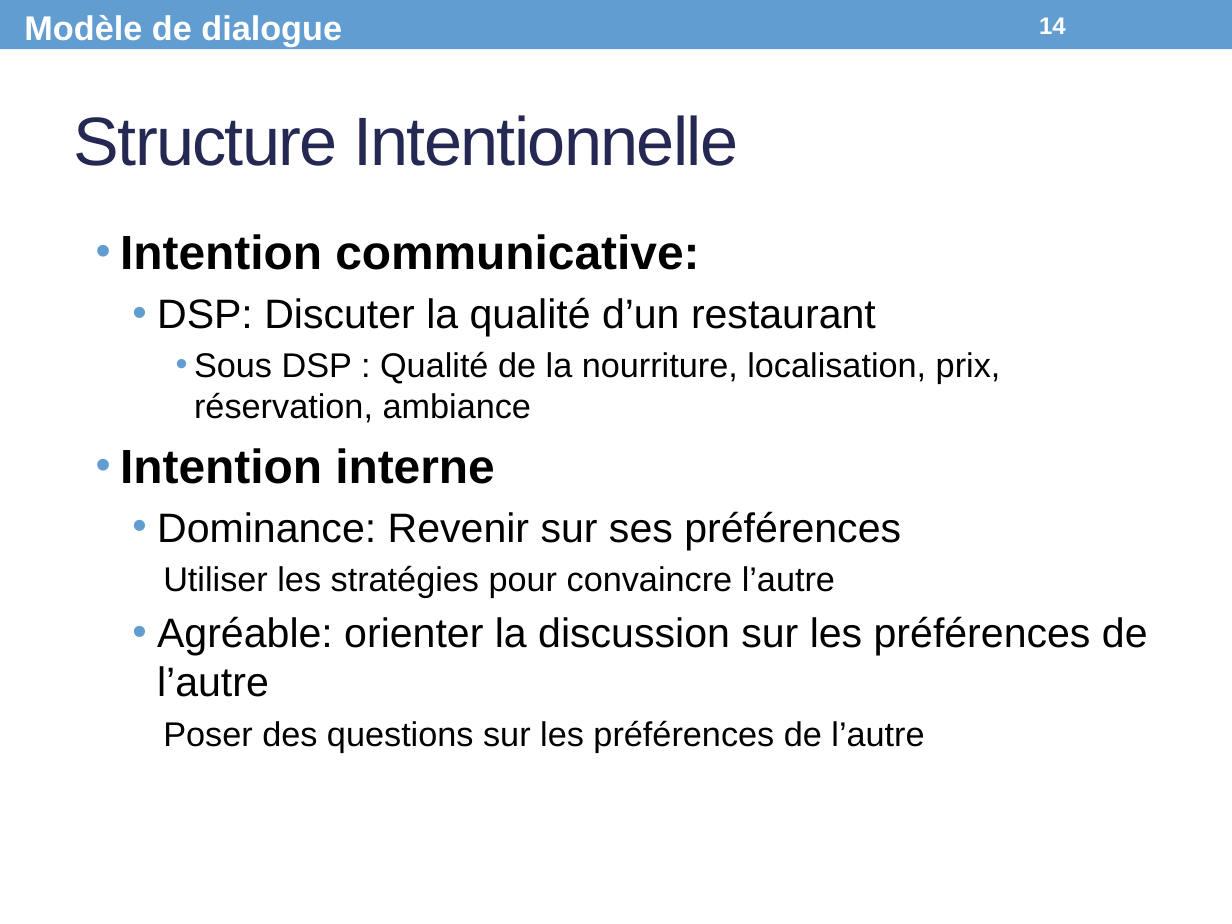
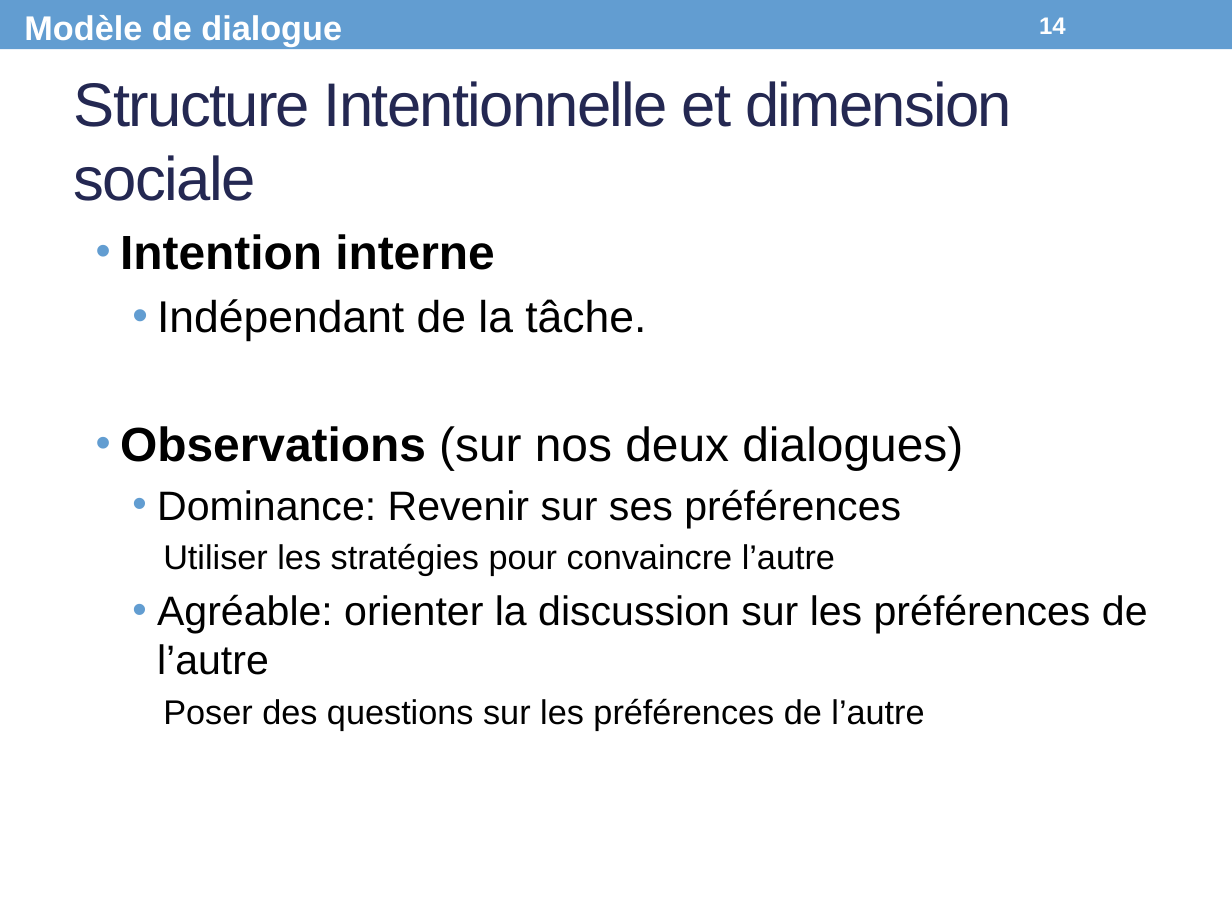
Before and after one commit to Olydia/Discolog, a slide deck: slide 14 of papers/Presentations/CPU_Presentation.pptx. Drawn at 1232x924 pixels with LibreOffice and Linux fonts; fonts in the diff are those of the drawing. Boxes give left, top, right and bottom in pixels: in the first picture for what was removed or moved away, otherwise in the second. Text is boxed around its words. In the diff, an @@ line names an element or a change of style, - is before the commit and + after.

```diff
--- a/papers/Presentations/CPU_Presentation.pptx
+++ b/papers/Presentations/CPU_Presentation.pptx
@@ title at box(74, 81, 1012, 201): text changed; size 40 to 36 pt @@
-Structure Intentionnelle
+Structure Intentionnelle et dimension sociale
@@ text at box(120, 234, 1001, 423): paragraphs removed @@
-    • Intention communicative:
-      • DSP: Discuter la qualité d’un restaurant
-        • Sous DSP : Qualité de la nourriture, localisation, prix, réservation, ambiance
@@ text at box(120, 299, 963, 470): paragraphs added @@
+      • Indépendant de la tâche.
+    • Observations (sur nos deux dialogues)
```
Also in this commit, not shown: 14 other slides changed, 1 slide removed.
